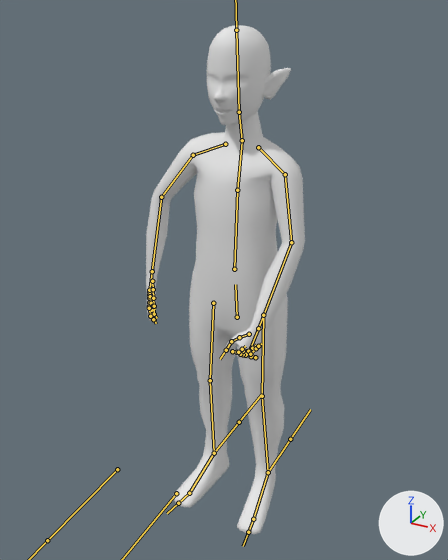
The FBX model Assets/Entities/Player/linkLowPolyDone.fbx, before and after one commit.
One viewpoint serves both versions: a 50 mm lens placed at (0.784, -1.511, 1.544), pointed at (-0.04, -0.011, 0.795). The lights are fixed; the arrows at lower right show +X, +Y and +Z. Both versions are drawn at frame 1 of the action 'Armature|DrawSword'; the numbers are the values there. The bones that bend it are drawn over the model as lines.

Objects in the first picture: 'Body'.
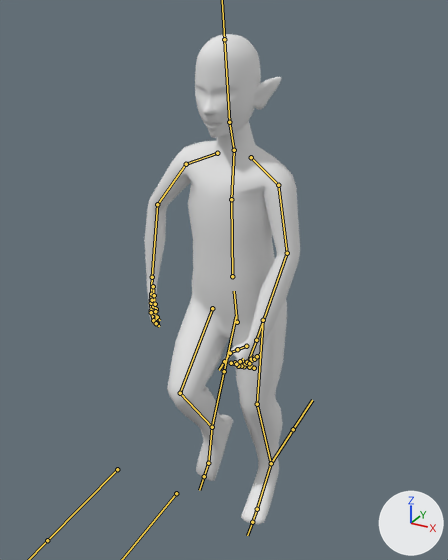
What the commit changed:
Bone 'Hips' (bone_hips) moves from (0.0, 0.0, 0.0) to (0.0, -0.016, 0.002).
Bone 'Hips' (bone_hips) turns from (0, 0, 0) to (5, 2, 0) degrees about its own x, y and z.
Bone 'Spine' (bone_spine) turns from (0, 0, 0) to (0, -2, 0) degrees about its own x, y and z.
Bone 'Chest' (bone_chest) turns from (0, 0, 0) to (0, -1, 0) degrees about its own x, y and z.
Bone 'Head' (bone_head) turns from (0, 0, 0) to (-2, 0, 0) degrees about its own x, y and z.
Bone 'Upper Leg.L' (bone_upper_leg_l) turns from (0, 0, 0) to (11, 1, -1) degrees about its own x, y and z.
Bone 'Lower Leg.L' (bone_lower_leg_l) turns from (0, 0, 0) to (-19, 0, 0) degrees about its own x, y and z.
Bone 'Foot.L' (bone_foot_l) turns from (0, 0, 0) to (11, -1, 2) degrees about its own x, y and z.
Bone 'Upper Leg.R' (bone_upper_leg_r) turns from (0, 0, 0) to (48, 2, 1) degrees about its own x, y and z.
Bone 'Lower Leg.R' (bone_lower_leg_r) turns from (0, 0, 0) to (-74, -1, -1) degrees about its own x, y and z.
Bone 'Foot.R' (bone_foot_r) turns from (0, 0, 0) to (-30, -2, 7) degrees about its own x, y and z.
Bone 'Toes.R' (bone_toes_r) turns from (0, 0, 0) to (-3, -1, 9) degrees about its own x, y and z.

What differs and where, as boxes (x1, y1, x2, y2) in the pictures (448 x 560 px):
'Body', posed: before (146, 25, 305, 534); after (144, 34, 300, 524)
bone 'Hips', root to tip: before (237, 317) to (235, 284); after (237, 322) to (234, 291)
bone 'Spine', root to tip: before (234, 269) to (237, 190); after (232, 276) to (231, 199)
bone 'Chest', root to tip: before (237, 190) to (242, 141); after (231, 199) to (234, 151)
bone 'Head', root to tip: before (239, 112) to (236, 30); after (229, 122) to (224, 39)
bone 'Upper Leg.L', root to tip: before (263, 315) to (262, 396); after (263, 320) to (257, 404)
bone 'Lower Leg.L', root to tip: before (262, 396) to (268, 472); after (257, 404) to (271, 463)
bone 'Foot.L', root to tip: before (268, 472) to (253, 519); after (271, 463) to (257, 509)
bone 'Upper Leg.R', root to tip: before (213, 303) to (210, 380); after (212, 308) to (180, 393)
bone 'Lower Leg.R', root to tip: before (210, 380) to (214, 453); after (180, 393) to (212, 427)
bone 'Foot.R', root to tip: before (214, 453) to (189, 493); after (212, 427) to (208, 463)
bone 'Toes.R', root to tip: before (189, 493) to (178, 503); after (208, 463) to (204, 476)
